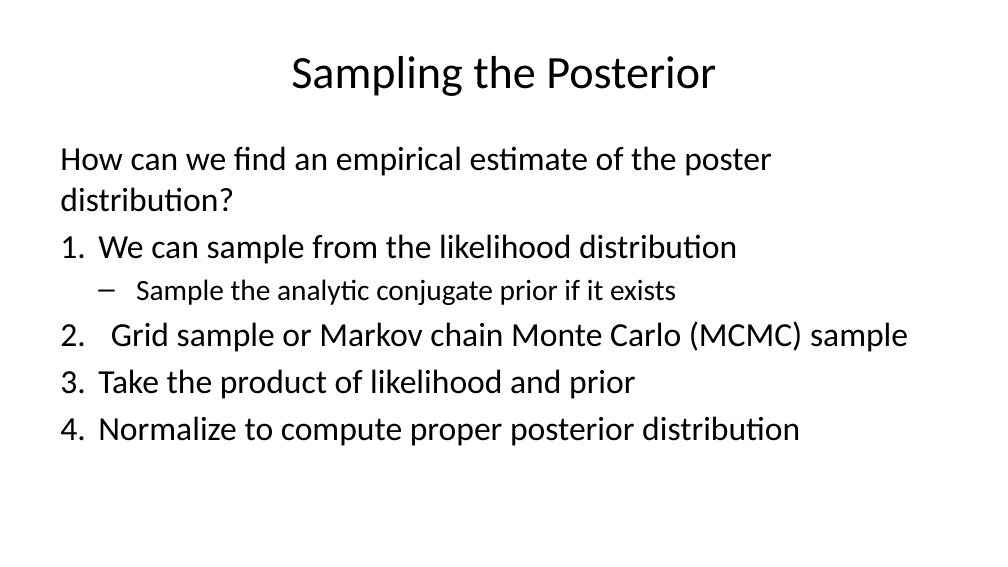
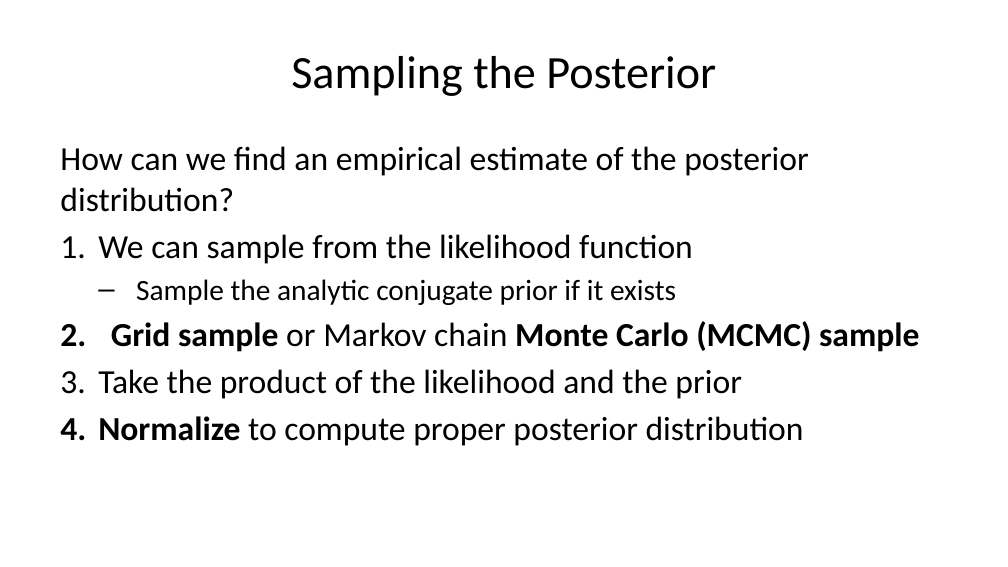
Before and after one commit to StephenElston/CSCI-E-83, a slide deck: slide 37 of LectureSlides/07_IntroductionToBayesModels.pptx. Drawn at 1008x567 pixels with LibreOffice and Linux fonts; fonts in the diff are those of the drawing. Boxes give left, top, right and bottom in pixels: in the first picture for what was removed or moved away, otherwise in the second. Text is boxed around its words. In the diff, an @@ line names an element or a change of style, - is before the commit and + after.

```diff
--- a/LectureSlides/07_IntroductionToBayesModels.pptx
+++ b/LectureSlides/07_IntroductionToBayesModels.pptx
@@ text at [60, 146, 809, 264]: text changed @@
-How can we find an empirical estimate of the poster distribution?
-1. We can sample from the likelihood distribution
+How can we find an empirical estimate of the posterior distribution?
+1. We can sample from the likelihood function
@@ text at [98, 321, 919, 446]: bold on in "Grid sample Monte Carlo (MCMC) sample", "Normalize" @@
@@ text at [98, 369, 741, 399]: text changed @@
-3. Take the product of likelihood and prior
+3. Take the product of the likelihood and the prior
```
Also in this commit, not shown: 13 other slides changed.
